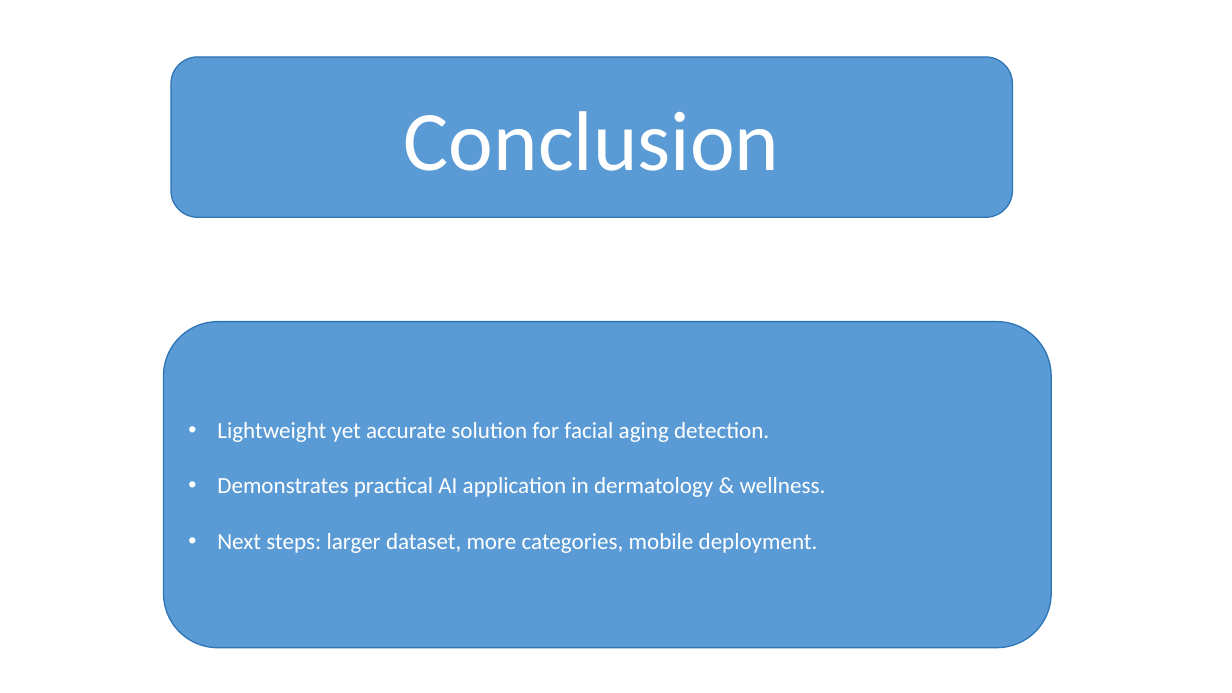
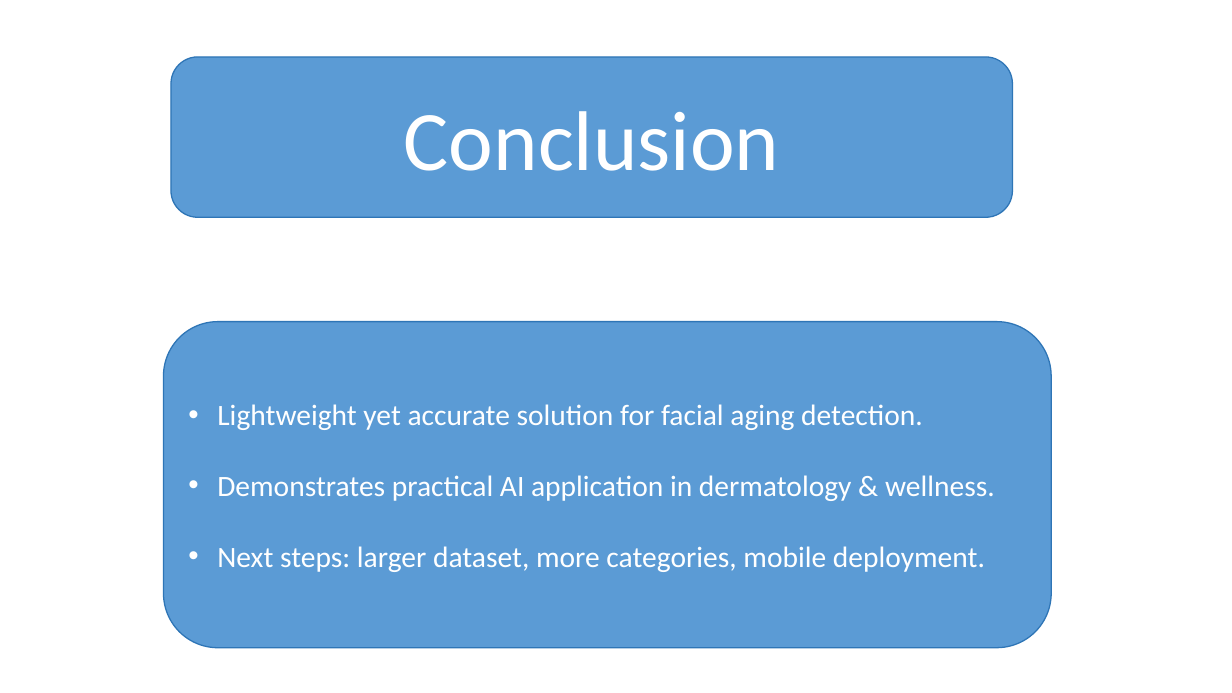
Before and after one commit to SpringBoardMentor0781j/Dermal_Scan_Project_2025, a slide deck: slide 16 of docs/Presentation1.pptx (slide 13 before the commit). Drawn at 1232x693 pixels with LibreOffice and Linux fonts; fonts in the diff are those of the drawing; background and template pictures are left out. Boxes give left, top, right and bottom in pixels: in the first picture for what was removed or moved away, otherwise in the second. Text is boxed around its words. In the diff, an @@ line names an element or a change of style, - is before the commit and + after.

```diff
--- a/docs/Presentation1.pptx
+++ b/docs/Presentation1.pptx
@@ rounded rectangle "Lightweight yet accurate solution for ..." at [164,322,1052,648]: size 18 to 23 pt @@
```
Also in this commit, not shown: 9 other slides changed, 4 slides added, 4 other files.
